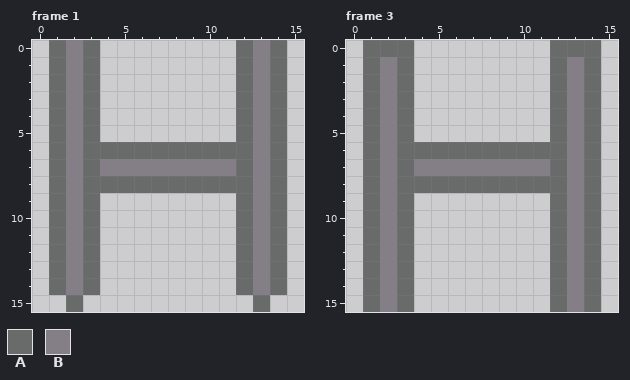
Edited in one commit: pixel-art file (Assets/Texures/Objects/ASE/Ladder.ase). Above, as it was before the edit.
16x16 pixels, 3 frames. Shown: frame 1, frame 3. The commit also changed other frames, which this record leaves out.
Palette (. is transparent): A #696a6a  B #847e87
Pixels before, frame 1, first column x 1:
 0 ABA........ABA
 1 ABA........ABA
 2 ABA........ABA
 3 ABA........ABA
 4 ABA........ABA
 5 ABA........ABA
 6 ABAAAAAAAAAABA
 7 ABABBBBBBBBABA
 8 ABAAAAAAAAAABA
 9 ABA........ABA
10 ABA........ABA
11 ABA........ABA
12 ABA........ABA
13 ABA........ABA
14 ABA........ABA
15 .A..........A.
Pixels before, frame 3, first column x 1:
 0 AAA........AAA
 1 ABA........ABA
 2 ABA........ABA
 3 ABA........ABA
 4 ABA........ABA
 5 ABA........ABA
 6 ABAAAAAAAAAABA
 7 ABABBBBBBBBABA
 8 ABAAAAAAAAAABA
 9 ABA........ABA
10 ABA........ABA
11 ABA........ABA
12 ABA........ABA
13 ABA........ABA
14 ABA........ABA
15 ABA........ABA
The result:
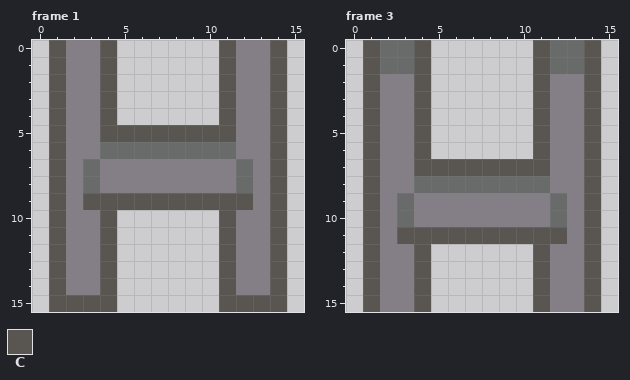
Colours new in this view: C #595652
The edit:
Changed rows in their new state; - is an unchanged pixel.
Frame 1:
first column x 1:
 0 C-BC------CB-C
 1 C-BC------CB-C
 2 C-BC------CB-C
 3 C-BC------CB-C
 4 C-BC------CB-C
 5 C-BCCCCCCCCB-C
 6 C-B--------B-C
 7 C------------C
 8 C--BBBBBBBB--C
 9 C-CCCCCCCCCC-C
10 C-BC------CB-C
11 C-BC------CB-C
12 C-BC------CB-C
13 C-BC------CB-C
14 C-BC------CB-C
15 CCCC------CCCC
Frame 3:
first column x 1:
 0 C--C------C--C
 1 CA-C------C-AC
 2 C-BC------CB-C
 3 C-BC------CB-C
 4 C-BC------CB-C
 5 C-BC------CB-C
 6 C-BC......CB-C
 7 C-BCCCCCCCCB-C
 8 C-B--------B-C
 9 C--BBBBBBBB--C
10 C--BBBBBBBB--C
11 C-CCCCCCCCCC-C
12 C-BC------CB-C
13 C-BC------CB-C
14 C-BC------CB-C
15 C-BC------CB-C
Pixel boxes of the changes (left, top, right, bottom) in both pictures:
changed: (49, 40, 287, 312)
changed: (363, 40, 601, 312)
